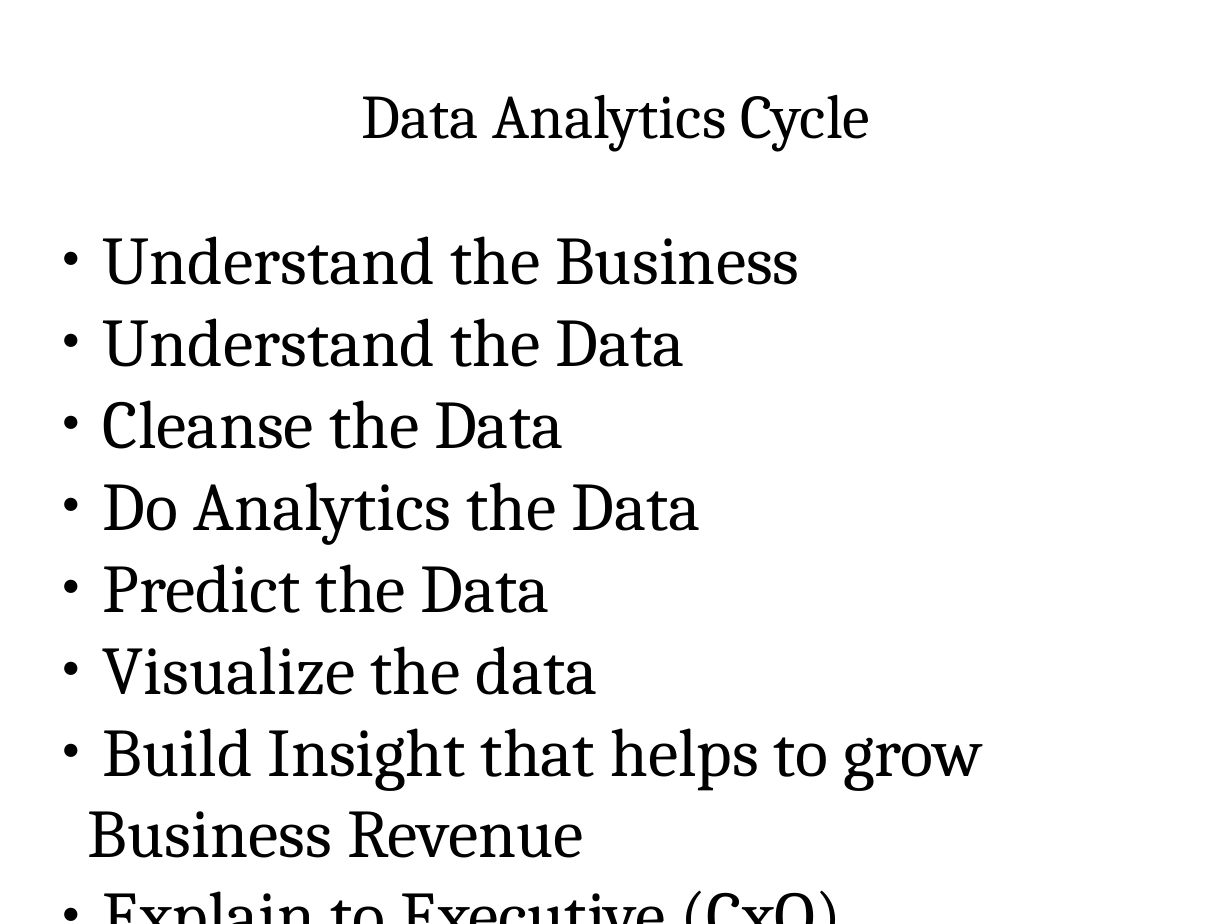
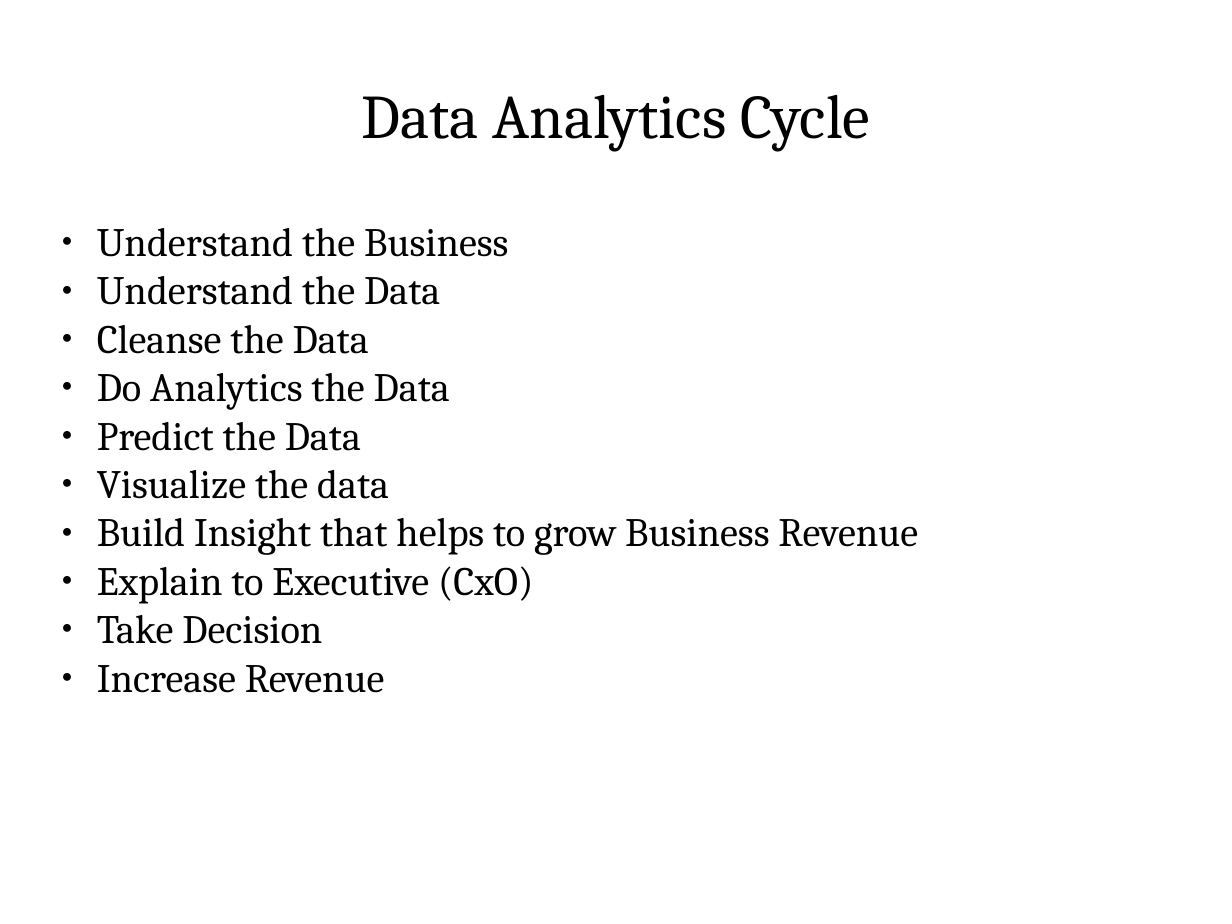
Before and after one commit to dskskv/pycon-india-2016, a slide deck: slide 2 of Pycon-2016-Open-space.pptx. Drawn at 1232x924 pixels with LibreOffice and Linux fonts; fonts in the diff are those of the drawing. Boxes give left, top, right and bottom in pixels: in the first picture for what was removed or moved away, otherwise in the second. Text is boxed around its words. In the diff, an @@ line names an element or a change of style, - is before the commit and + after.

```diff
--- a/Pycon-2016-Open-space.pptx
+++ b/Pycon-2016-Open-space.pptx
@@ text "Understand the Business" at [97,228,918,693]: size 44 to 26 pt @@
```
Also in this commit, not shown: 12 other slides changed, 1 slide removed, 1 other file.
